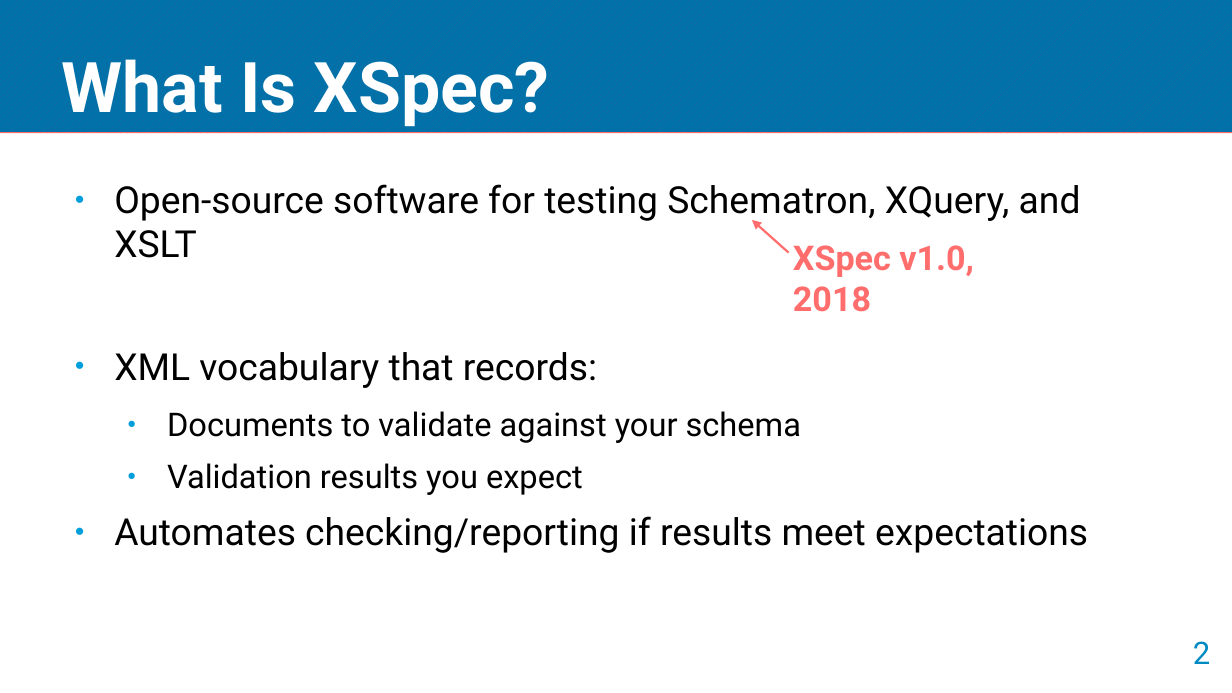
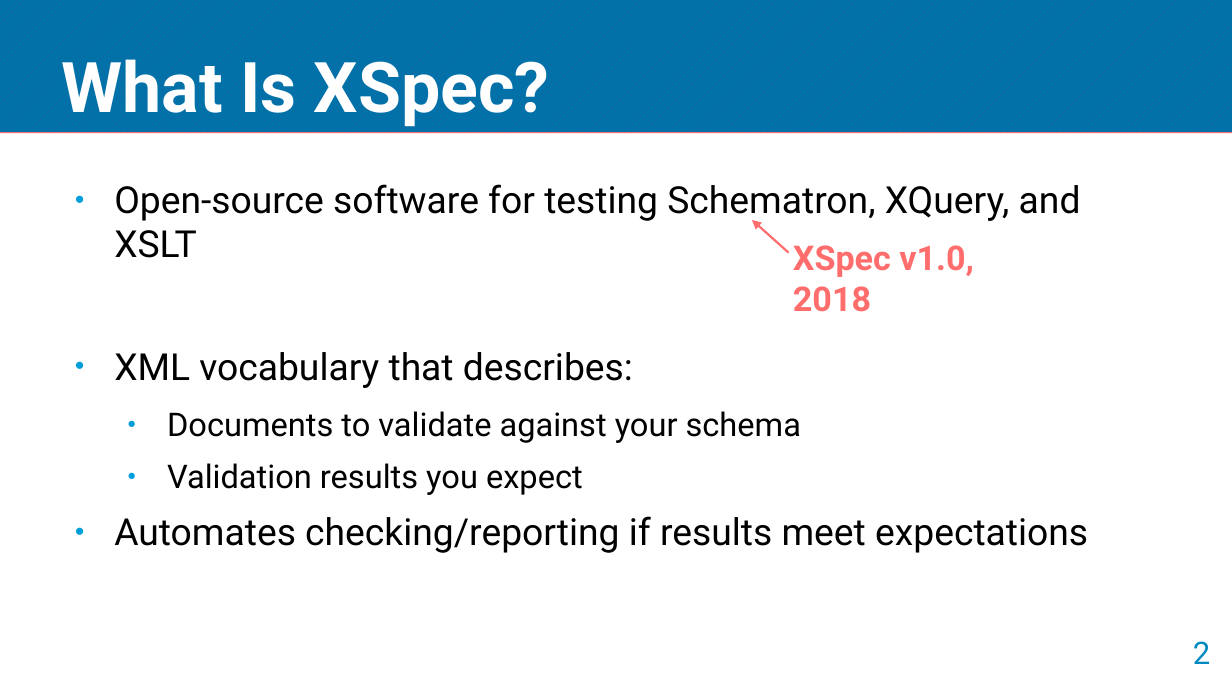
Before and after one commit to galtm/xspectacles, a slide deck: slide 2 of presentations/XMLPrague2024-Schematron-Users-XSpec-Update.odp. Drawn at 1232x693 pixels with LibreOffice and Linux fonts; fonts in the diff are those of the drawing. Boxes give left, top, right and bottom in pixels: in the first picture for what was removed or moved away, otherwise in the second. Text is boxed around its words. In the diff, an @@ line names an element or a change of style, - is before the commit and + after.

```diff
--- a/presentations/XMLPrague2024-Schematron-Users-XSpec-Update.odp
+++ b/presentations/XMLPrague2024-Schematron-Users-XSpec-Update.odp
@@ text at bbox=[114, 352, 633, 388]: text changed @@
-● XML vocabulary that records:
+● XML vocabulary that describes:
```
Also in this commit, not shown: 3 other slides changed, 1 slide removed.
